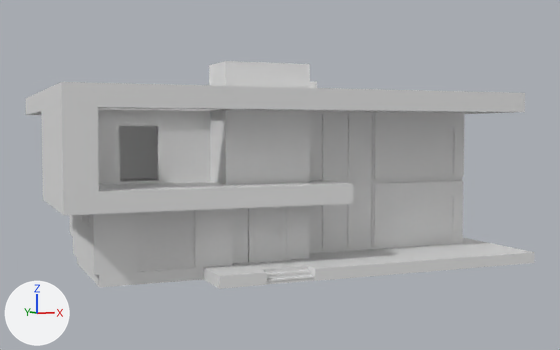
What one commit did to the Blender file Aidana/house2.1.blend.
One viewpoint serves both versions: a camera (50 mm lens) standing at (4.2, -17.0, 5.0) and looking at (17.7, 15.3, 3.0). The axes (+X, +Y, +Z) are drawn at lower left. The lights are the same throughout.

Names of what the first picture shows: 'Front steps_curve_', 'Plane', 'Plane.003', 'Plane.028', 'Plane.029', 'Slab_curve_.001', 'Wall_curve_.001', 'Wall_curve_.003', 'Wall_curve_.005', 'Wall_curve_.006', 'window1', 'window_1_floor2', 'декорации-дома'.
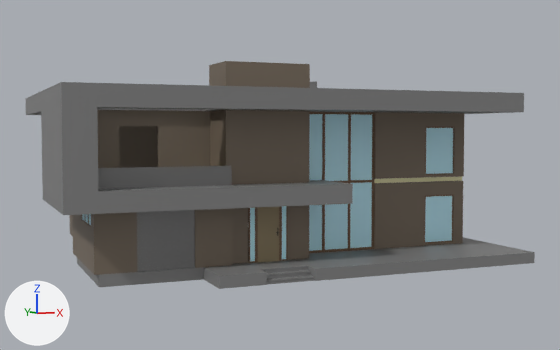
The change in detail:
Material 'Material' (mat_material) is new.
Its base color is (0.184, 0.144, 0.106) (brown #776a5c).
Material 'Material.004' (mat_material_004) is new.
Its base color is (0.155, 0.0894, 0.0453) (brown #6e543c).
Material 'Material.006' (mat_material_006) is new.
Its base color is (0.275, 0.217, 0.122) (brown #8f8062).
Material 'Material.001' (mat_material_001) is new.
Its base color is (0.216, 0.216, 0.216) (grey #808080).
Material 'Material.003' (mat_material_003) is new.
Its base color is (0.247, 0.247, 0.247) (grey #888888).
Its metallic is 0.872.
me_l_shaped_structure_curve is used by ob_декорации_дома; location (12.94, 11.42, 2.6).
Verts and faces of me_l_shaped_structure_curve; kept vertices keep their numbers, new ones are numbered from 192.
Before the commit, vertices of me_l_shaped_structure_curve: 14 (-4.4, -1.2, 0.4), 15 (0.7, -1.2, 0.4) at pixel (232, 185), 16 (0.7, -0.9, 0.4) at pixel (229, 184).
me_l_shaped_structure_curve had 192 vertices, 186 faces and spanned x -5.5..13.2, y -2.3..11.5, z -0.4..4.0.
me_l_shaped_structure_curve now has 195 vertices, 188 faces and spans x -5.5..13.2, y -2.3..11.5, z -0.4..4.0.
Part 1, on me_l_shaped_structure_curve:
New vertices 192, 193, 194 stand at vertices 14, 15, 16, in that order, plus (0.0, 0.0, 0.7).
New faces: (15, 16, 194, 193), (14, 15, 193, 192).
me_l_shaped_structure_curve part 2: 186 faces spanning x -5.5..13.2, y -2.3..11.5, z -0.4..4.0 switch from no material to mat_material_001 (grey #808080).
me_wall_curve__014 has 408 vertices, 371 faces and spans x -8.9..7.5, y -5.3..5.5, z -1.4..1.4.
me_wall_curve__014 now uses material mat_material (brown #776a5c).
me_wall_curve__003 has 20 vertices, 12 faces and spans x -7.4..9.1, y -5.9..5.7, z -1.4..-1.0.
me_wall_curve__003 now uses material mat_material_001 (grey #808080).
me_wall_curve__001 has 316 vertices, 277 faces and spans x -7.4..9.1, y -5.9..5.7, z -1.4..1.4.
me_wall_curve__001 now uses material mat_material (brown #776a5c).
me_plane_010 has 188 vertices, 139 faces and spans x -1.14..1.0, y -1.0..1.2, z 0.0..0.02.
me_plane_010 now uses material mat_material_003 (grey #888888).
me_mesh has 165 vertices, 132 faces and spans x 12.52..26.22, y 8.42..22.96, z 0.0..0.45.
me_mesh now uses material mat_material_001 (grey #808080).
me_plane_009 has 4 vertices, 1 face and spans x -0.44..0.46, y -1.0..1.15, z 0.0.
me_plane_009 now uses material mat_material_006 (brown #8f8062).
me_plane_001 has 36 vertices, 24 faces and spans x -2.57..1.0, y -1.0..4.8, z 0.0.
me_plane_001 now uses material mat_material_004 (brown #6e543c).
me_wall_curve__015 has 98 vertices, 90 faces and spans x -2.42..1.01, y -5.6..-2.27, z -1.4..6.2.
me_wall_curve__015 now uses material mat_material (brown #776a5c).
Object 'декорации-дома' (ob_декорации_дома) moves from (12.94, 11.42, 2.6) to (12.94, 11.48, 2.6).

What differs and where, as boxes [x1, y1, x2, y2] in the pictures (560 x 350 px):
'декорации-дома', reshaped, moved: before [26, 82, 525, 215]; after [25, 82, 524, 215]
'Wall_curve_.006', recoloured (grey to brown): [97, 110, 464, 184] in both
'Wall_curve_.005', recoloured: [209, 61, 310, 264] in both
'Wall_curve_.001', recoloured (grey to brown): [69, 181, 463, 275] in both
'Front steps_curve_', recoloured: [204, 237, 535, 289] in both
'Plane.029', recoloured: [137, 210, 195, 272] in both
'Wall_curve_.003', recoloured: [77, 233, 369, 287] in both
'Plane', recoloured: [309, 112, 375, 253] in both
'Plane.028', recoloured (grey to brown): [258, 207, 279, 262] in both
part 1 of me_l_shaped_structure_curve, added: after [98, 166, 232, 189]
part 2 of me_l_shaped_structure_curve, recoloured: before [26, 82, 525, 215]; after [25, 82, 524, 215]
'Slab_curve_.001', unchanged, covered by the edit: before [99, 176, 462, 189]; after [374, 176, 462, 183]
